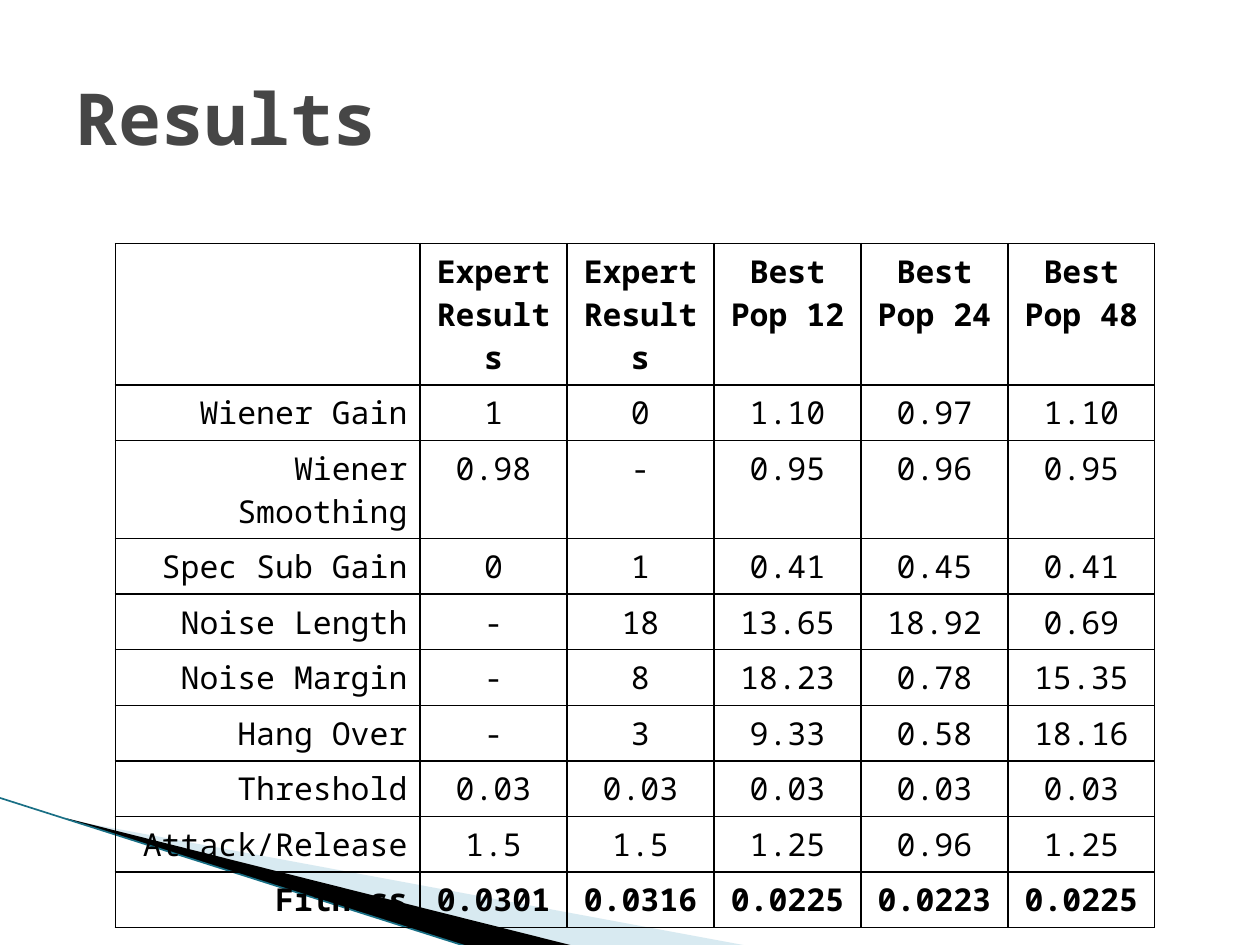
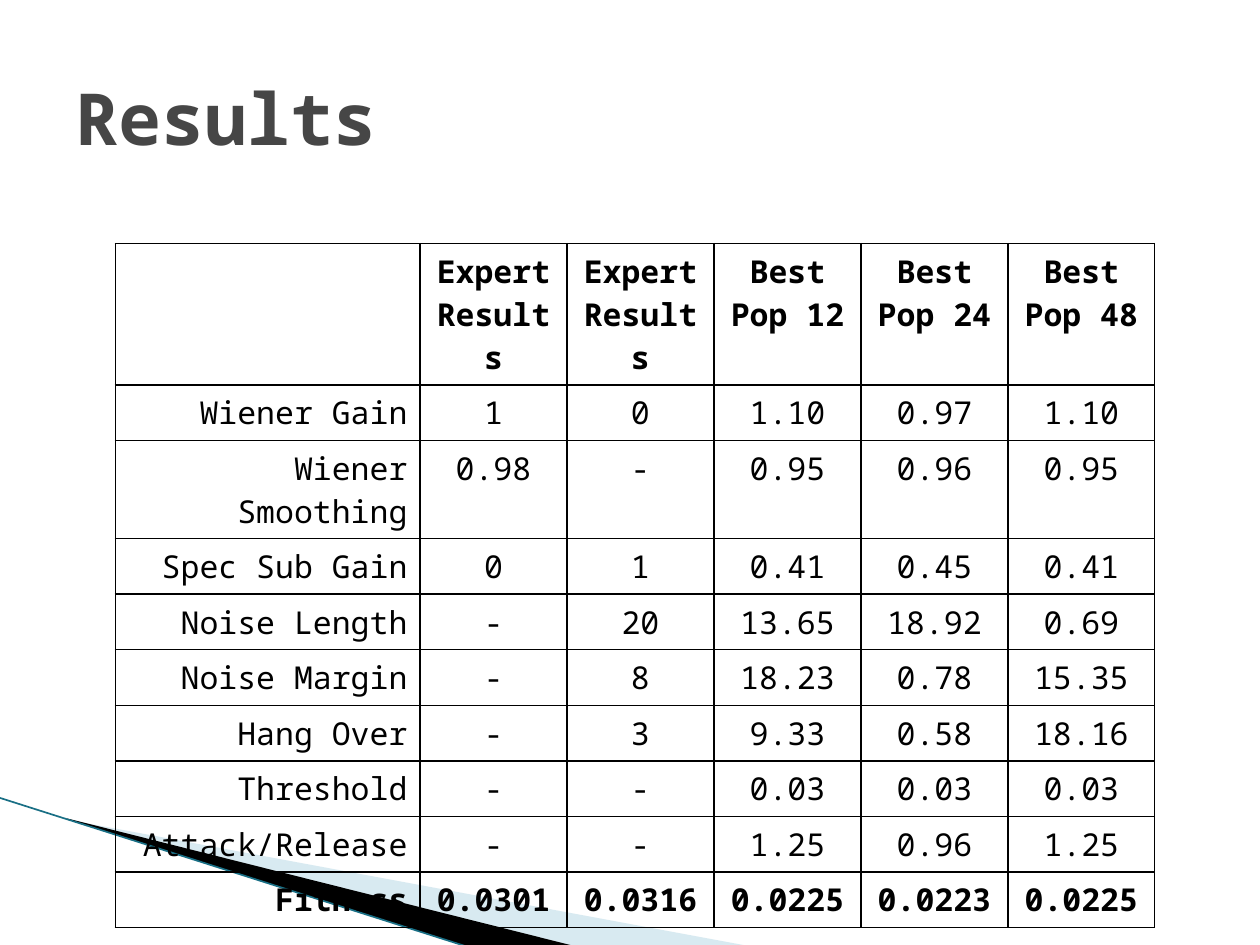
Before and after one commit to vfasburg/cse_848, a slide deck: slide 14 of project/848_Project_Presentation_Fasburg_Thomas.pptx. Drawn at 1260x945 pixels with LibreOffice and Linux fonts; fonts in the diff are those of the drawing; background and template pictures are left out. Boxes give left, top, right and bottom in pixels: in the first picture for what was removed or moved away, otherwise in the second. Text is boxed around its words. In the diff, an @@ line names an element or a change of style, - is before the commit and + after.

Commit message:
updated to match your new slides

```diff
--- a/project/848_Project_Presentation_Fasburg_Thomas.pptx
+++ b/project/848_Project_Presentation_Fasburg_Thomas.pptx
@@ table at <box>116,243,1158,924</box> @@
-row 5, column 3: 18
+row 5, column 3: 20
-row 8, column 2: 0.03
+row 8, column 2: -
-row 8, column 3: 0.03
+row 8, column 3: -
-row 9, column 2: 1.5
+row 9, column 2: -
-row 9, column 3: 1.5
+row 9, column 3: -
```
